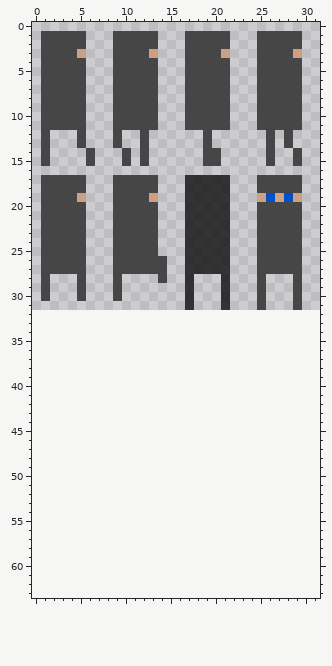
Two versions of one pixel-art sprite, res/spy.png. That is the earlier state.
The file is 128x128 pixels, drawn in blocks of 4x4; one block is one cell here. Colours within 5 levels of each other are drawn and written as one. The old version is drawn lined up with the new one, on the new canvas.
Once edited:
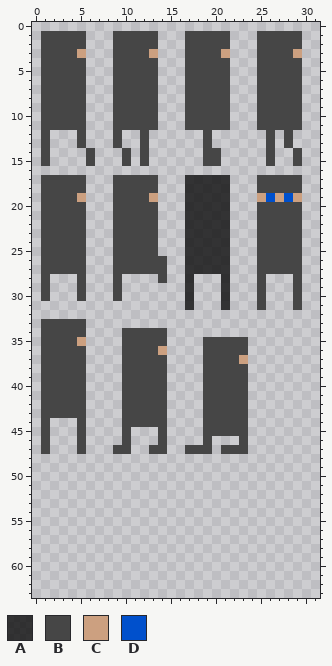
Palette (. is transparent): A #000000bf  B #464646  C #cca080  D #0050cc
Changes in this commit:
{"change": "canvas 32x32 -> 32x64"}
{"y":33,"x":1,"old":".....","new":"BBBBB"}
{"y":34,"x":1,"old":".....","new":"BBBBB"}
{"y":34,"x":10,"old":".....","new":"BBBBB"}
{"y":35,"x":1,"old":".....","new":"BBBBC"}
{"y":35,"x":10,"old":".....","new":"BBBBB"}
{"y":35,"x":19,"old":".....","new":"BBBBB"}
{"y":36,"x":1,"old":".....","new":"BBBBB"}
{"y":36,"x":10,"old":".....","new":"BBBBC"}
{"y":36,"x":19,"old":".....","new":"BBBBB"}
{"y":37,"x":1,"old":".....","new":"BBBBB"}
{"y":37,"x":10,"old":".....","new":"BBBBB"}
{"y":37,"x":19,"old":".....","new":"BBBBC"}
{"y":38,"x":1,"old":".....","new":"BBBBB"}
{"y":38,"x":10,"old":".....","new":"BBBBB"}
{"y":38,"x":19,"old":".....","new":"BBBBB"}
{"y":39,"x":1,"old":".....","new":"BBBBB"}
{"y":39,"x":10,"old":".....","new":"BBBBB"}
{"y":39,"x":19,"old":".....","new":"BBBBB"}
{"y":40,"x":1,"old":".....","new":"BBBBB"}
{"y":40,"x":10,"old":".....","new":"BBBBB"}
{"y":40,"x":19,"old":".....","new":"BBBBB"}
{"y":41,"x":1,"old":".....","new":"BBBBB"}
{"y":41,"x":10,"old":".....","new":"BBBBB"}
{"y":41,"x":19,"old":".....","new":"BBBBB"}
{"y":42,"x":1,"old":".....","new":"BBBBB"}
{"y":42,"x":10,"old":".....","new":"BBBBB"}
{"y":42,"x":19,"old":".....","new":"BBBBB"}
{"y":43,"x":1,"old":".....","new":"BBBBB"}
{"y":43,"x":10,"old":".....","new":"BBBBB"}
{"y":43,"x":19,"old":".....","new":"BBBBB"}
{"y":44,"x":1,"old":".","new":"B"}
{"y":44,"x":5,"old":".","new":"B"}
{"y":44,"x":10,"old":".....","new":"BBBBB"}
{"y":44,"x":19,"old":".....","new":"BBBBB"}
{"y":45,"x":1,"old":".","new":"B"}
{"y":45,"x":5,"old":".","new":"B"}
{"y":45,"x":10,"old":".","new":"B"}
{"y":45,"x":14,"old":".","new":"B"}
{"y":45,"x":19,"old":".....","new":"BBBBB"}
{"y":46,"x":1,"old":".","new":"B"}
{"y":46,"x":5,"old":".","new":"B"}
{"y":46,"x":10,"old":".","new":"B"}
{"y":46,"x":14,"old":".","new":"B"}
{"y":46,"x":19,"old":".","new":"B"}
{"y":46,"x":23,"old":".","new":"B"}
{"y":47,"x":1,"old":".","new":"B"}
{"y":47,"x":5,"old":".","new":"B"}
{"y":47,"x":9,"old":"..","new":"BB"}
{"y":47,"x":13,"old":"..","new":"BB"}
{"y":47,"x":17,"old":"...","new":"BBB"}
{"y":47,"x":21,"old":"...","new":"BBB"}
